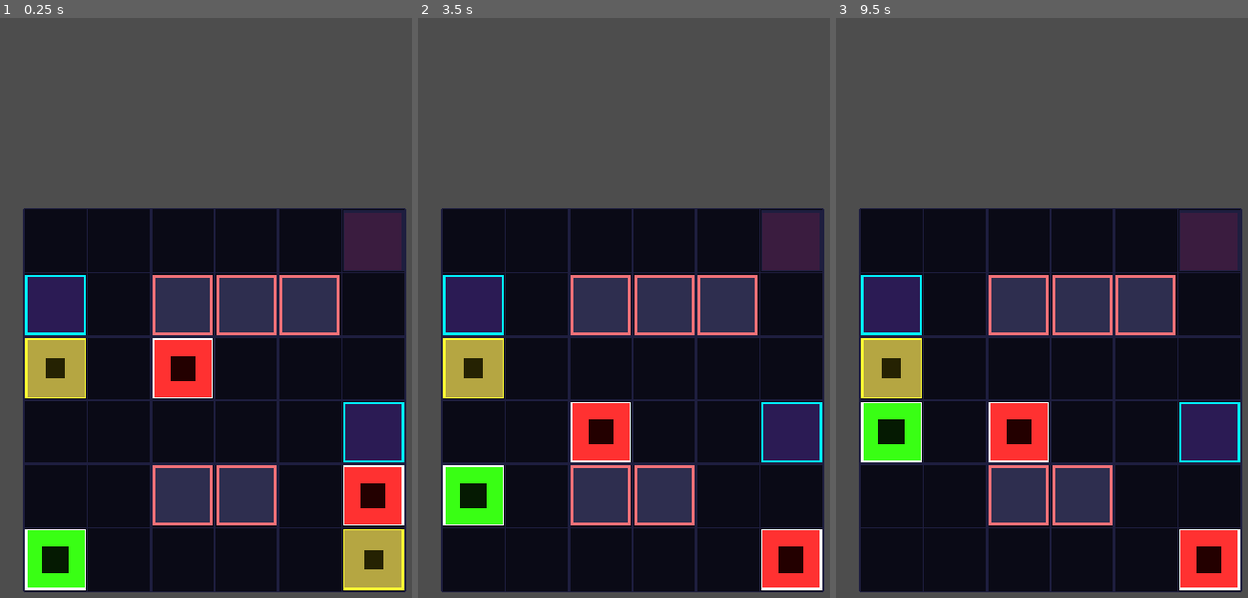
Above: before the commit, frames 1-3 (left to right).
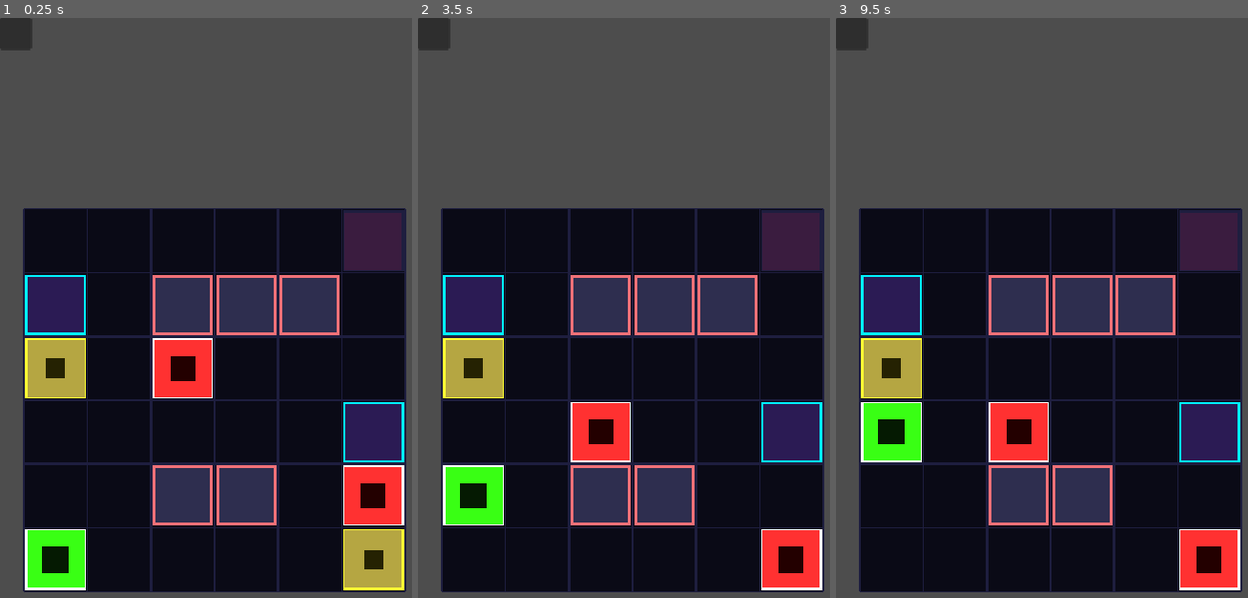
Above: after the commit, the same moments.

Repository: Kartikesh07/grid-walker
Game: Godot game, scene res://main.tscn
Two runs of this game, one before a commit and one after it. Both use one fixed random seed, a clock stepped at 60 frames per second and the inputs below.
Inputs (mouse positions are in pixels of both pictures, inside the frame that each line leads up to):
- Up to frame 1 (0.25 s): no input
- Up to frame 2 (3.5 s): tap Enter at 0.5, 2 s; move the mouse to (727, 360) at 0.52 s; hold Right (ui_right) 0.53-1.25 s; tap Z at 0.6, 2.1 s; click (727, 360) at 0.67 s; tap Space at 1.25, 2.75 s; drag from (545, 435) to (611, 551) at 1.27 s; move the mouse to (673, 232) at 2.02 s; hold Right (ui_right) 2.03-2.75 s; drag from (611, 551) to (504, 284) at 2.77 s
- Up to frame 3 (9.5 s): move the mouse to (1177, 516) at 3.52 s; hold Left (ui_left) 3.53-4.25 s; tap Z every 1.5 s from 3.6 to 8.1 s; tap Enter at 4.25 s; drag from (922, 284) to (984, 209) at 4.27 s; move the mouse to (1070, 400) at 5.02 s; hold Down (ui_down) 5.03-5.75 s; click (1070, 400) at 5.17 s; tap Space at 5.75 s; drag from (984, 209) to (963, 435) at 5.77 s; move the mouse to (1145, 360) at 6.52 s; hold Up (ui_up) 6.53-7.25 s; drag from (963, 435) to (1029, 551) at 7.27 s; move the mouse to (1091, 232) at 8.02 s; hold Down (ui_down) 8.03-8.75 s; drag from (1029, 551) to (922, 284) at 8.77 s

The runs differ from the first frame. In frame 1, 0.4% of the frame differs, in the area x 0-8%, y 0-6%; in frame 2, 0.4%; in frame 3, 0.4%.

Commit message:
style: design and configure GameEndPopup, TitleLabel, and Action Buttons in HUD

Diff:
--- a/main.tscn
+++ b/main.tscn
@@ -10,3 +10,7 @@
 script = ExtResource("1_ig7tw")
 
 [node name="HUD" type="CanvasLayer" parent="." unique_id=126121277]
+
+[node name="GameEndPopup" type="Panel" parent="HUD" unique_id=1662449210]
+offset_right = 40.0
+offset_bottom = 40.0
